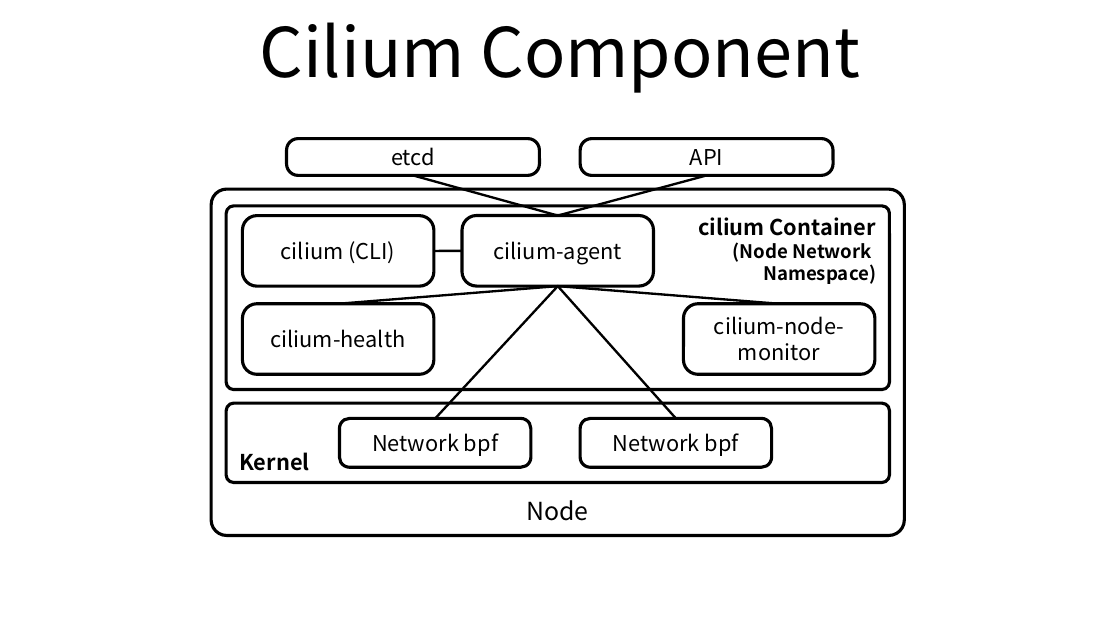
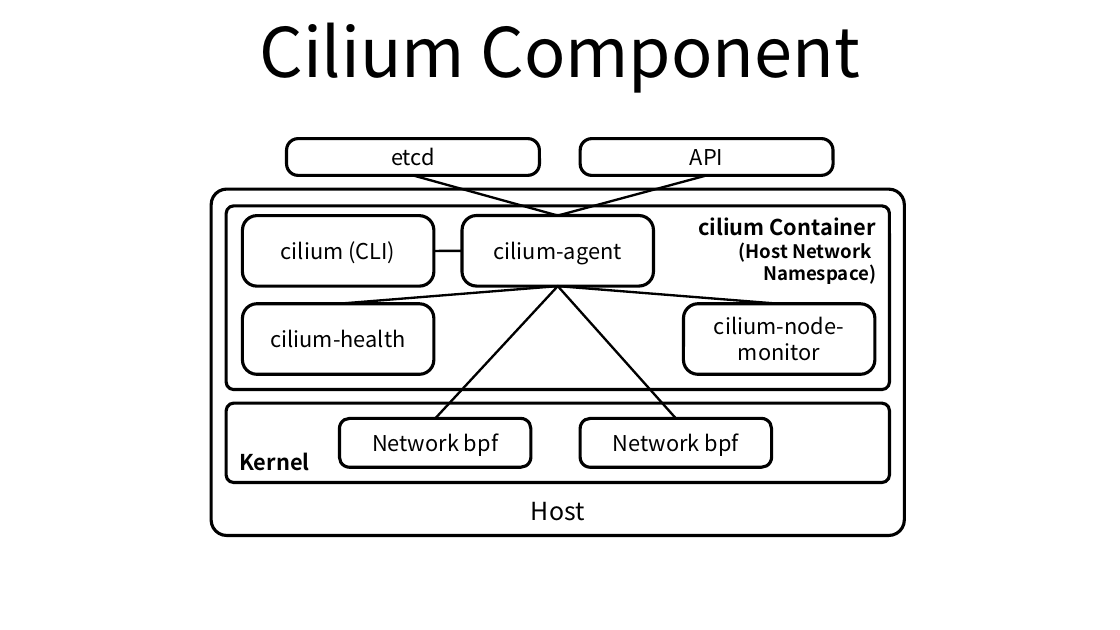
Before and after one commit to ssup2/blog-old, a slide deck: slide 1 of images/theory_analysis/Kubernetes_Cilium_Plugin/Kubernetes_Calico_Plugin.pptx. Drawn at 1120x630 pixels with LibreOffice and Linux fonts; fonts in the diff are those of the drawing. Boxes give left, top, right and bottom in pixels: in the first picture for what was removed or moved away, otherwise in the second. Text is boxed around its words. In the diff, an @@ line names an element or a change of style, - is before the commit and + after.

Commit message:
Update Cilium

```diff
--- a/images/theory_analysis/Kubernetes_Cilium_Plugin/Kubernetes_Calico_Plugin.pptx
+++ b/images/theory_analysis/Kubernetes_Cilium_Plugin/Kubernetes_Calico_Plugin.pptx
@@ text in rounded rectangle at [739,242,871,262]: text changed @@
-(Node Network
+(Host Network
@@ text in rounded rectangle at [531,501,585,521]: text changed @@
-Node
+Host
```
Also in this commit, not shown: 1 other slide changed, 1 slide added, 13 other files.
